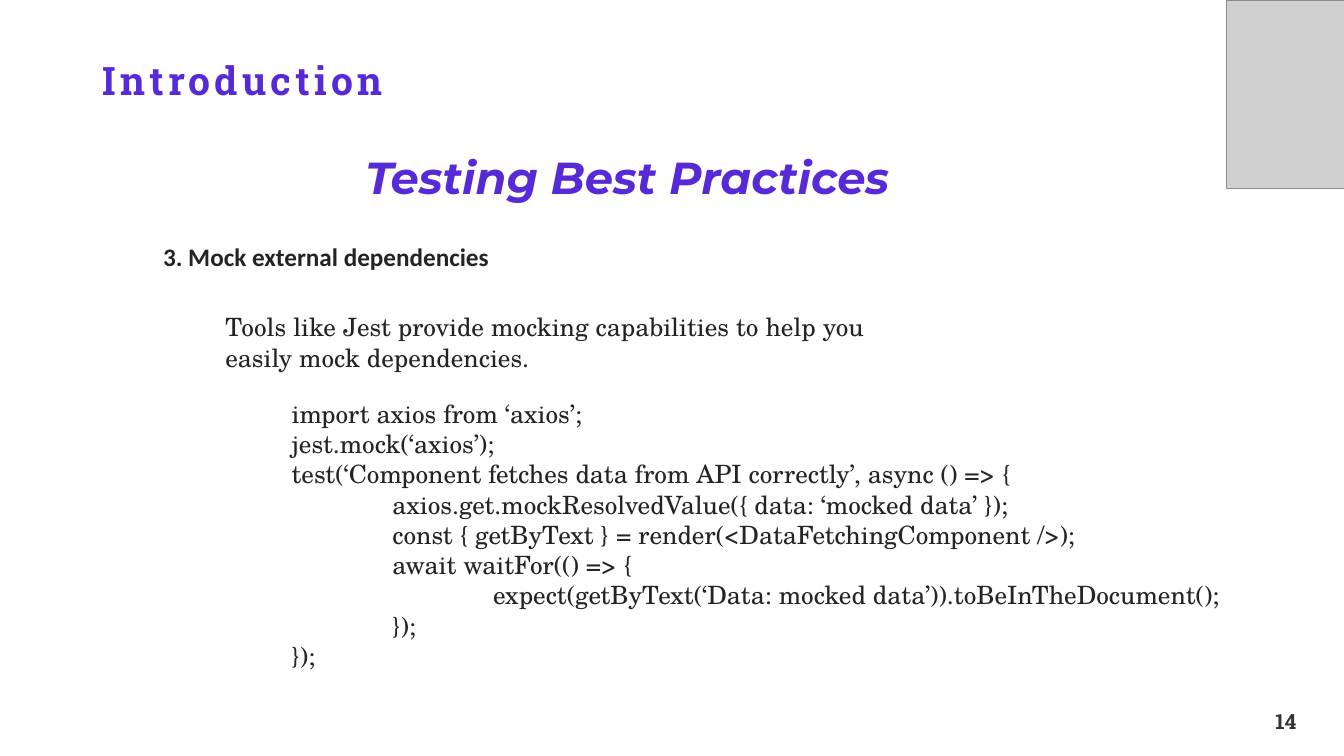
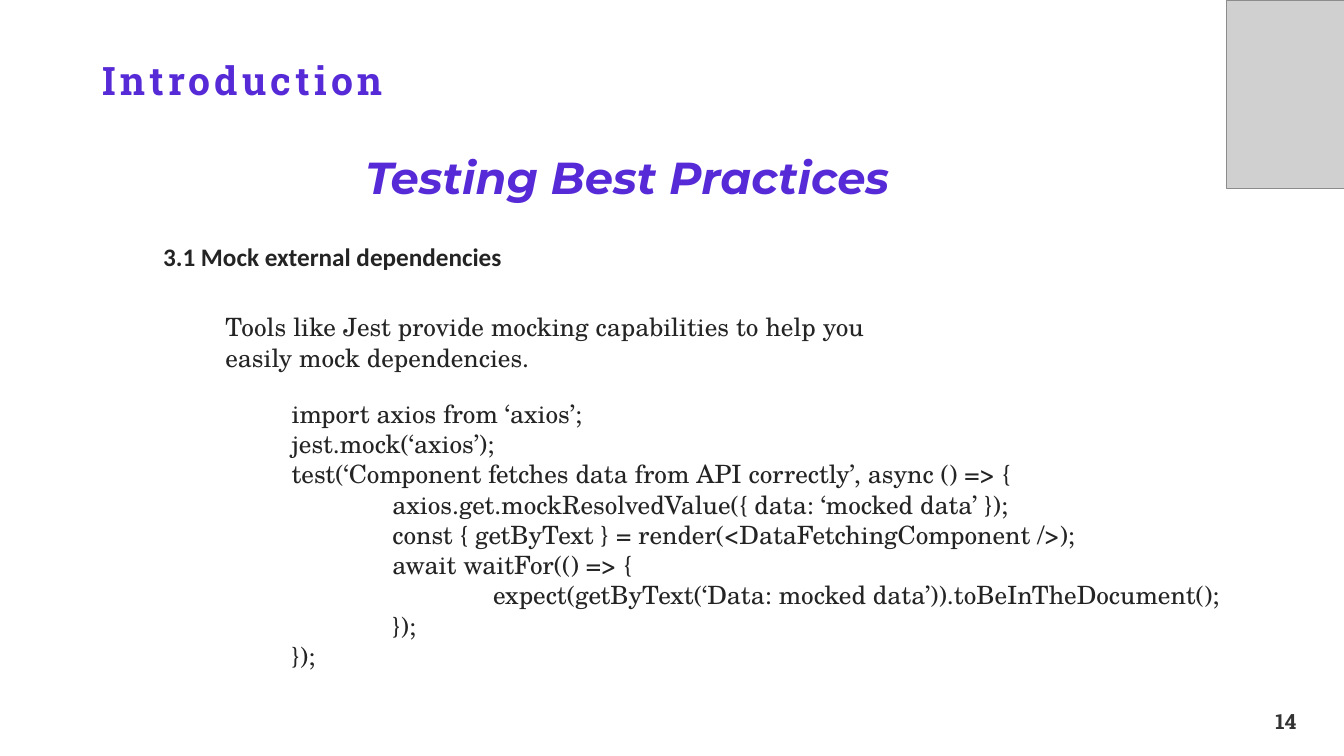
Before and after one commit to TakiRahal/test-react-19, a slide deck: slide 14 of Testing ReactJS.pptx. Drawn at 1344x756 pixels with LibreOffice and Linux fonts; fonts in the diff are those of the drawing; grey boxes stand for pictures; background and template pictures are left out. Boxes give left, top, right and bottom in pixels: in the first picture for what was removed or moved away, otherwise in the second. Text is boxed around its words. In the diff, an @@ line names an element or a change of style, - is before the commit and + after.

```diff
--- a/Testing ReactJS.pptx
+++ b/Testing ReactJS.pptx
@@ text at (163,248,501,270): text changed @@
-3. Mock external dependencies
+3.1 Mock external dependencies
```
Also in this commit, not shown: 3 other slides changed, 2 slides added, 1 slide removed, 13 other files.
